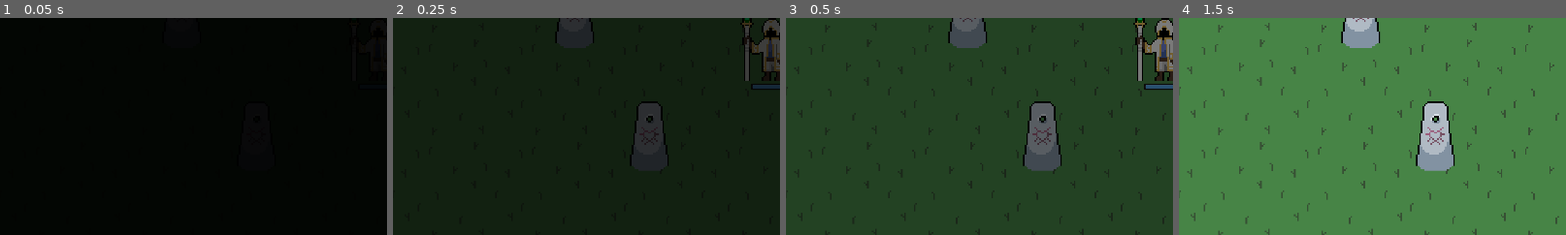
Above: before the commit, frames 1-4 (left to right).
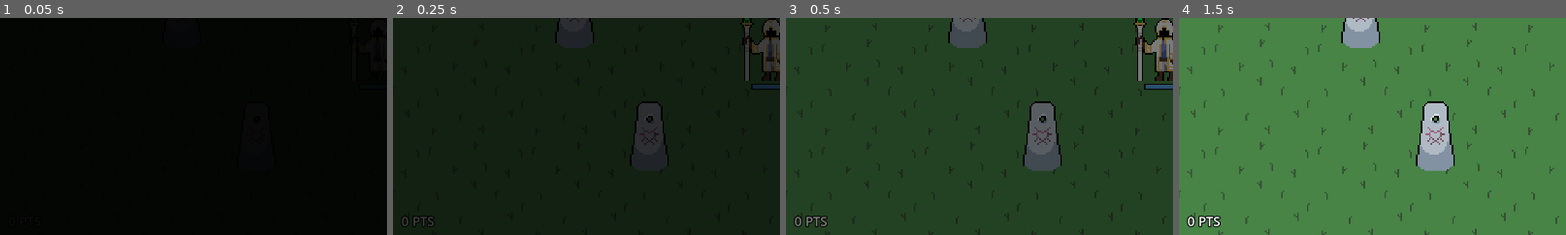
Above: after the commit, the same moments.

Repository: SleepyStudios/SummonerSurvivor
Game: Godot game, scene res://scenes/main.tscn
The game is run twice, just before and just after one commit, with the same random seed, the same clock (stepped at 60 frames per second) and the same inputs.
Inputs (mouse positions are % of the whole screen's width and height, from its top left):
- Up to frame 1 (0.05 s): no input
- Up to frame 2 (0.25 s): no input
- Up to frame 3 (0.5 s): no input
- Up to frame 4 (1.5 s): move the mouse to (72, 45) at 0.52 s; hold Right (right) 0.53-1.28 s; click (72, 45) at 0.6 s; move the mouse to (30, 55) at 1.27 s; hold Down (down) from 1.28 s (still down); tap Space (dash) at 1.35 s
The pictures show only the part of the screen within x 1-51%, y 43-93%; the shares and areas given below are measured in that part.

The runs differ from the first frame. In frame 2, 0.2% of the frame differs, in the area x 2-11%, y 91-97%; in frame 3, 0.3%; in frame 4, 0.4%.

Commit message:
points label

Diff:
--- a/scenes/main.tscn
+++ b/scenes/main.tscn
@@ -14,6 +14,7 @@
 [ext_resource type="Script" path="res://scripts/souls_label.gd" id="10_3dof2"]
 [ext_resource type="PackedScene" uid="uid://c7ylt42bmheo6" path="res://scenes/player.tscn" id="10_ikbc3"]
 [ext_resource type="Texture2D" uid="uid://bo1cgc5udcsje" path="res://assets/summon_icons/roller_icon.png" id="10_ng61e"]
+[ext_resource type="Script" path="res://scripts/points_label.gd" id="14_4dami"]
 
 [sub_resource type="RectangleShape2D" id="RectangleShape2D_fotqp"]
 size = Vector2(100, 1080)
@@ -163,15 +164,24 @@
 [node name="UI" type="CanvasLayer" parent="."]
 script = ExtResource("9_80qbj")
 
-[node name="SoulsLabel" type="Label" parent="UI"]
+[node name="VBoxContainer" type="VBoxContainer" parent="UI"]
 anchors_preset = 2
 anchor_top = 1.0
 anchor_bottom = 1.0
 offset_left = 40.0
-offset_top = -85.0
-offset_right = 142.0
+offset_top = -134.0
+offset_right = 156.0
 offset_bottom = -40.0
 grow_vertical = 0
+
+[node name="PointsLabel" type="Label" parent="UI/VBoxContainer"]
+layout_mode = 2
+theme = ExtResource("7_t471f")
+text = "POINTS"
+script = ExtResource("14_4dami")
+
+[node name="SoulsLabel" type="Label" parent="UI/VBoxContainer"]
+layout_mode = 2
 theme = ExtResource("7_t471f")
 text = "SOULS"
 script = ExtResource("10_3dof2")
--- /dev/null
+++ b/scripts/points_label.gd
@@ -0,0 +1,6 @@
+extends Label
+
+@onready var player: Player = $"../../../Player"
+
+func _process(_delta: float) -> void:
+	text = "%s PTS" % [player.score]
--- a/scripts/souls_label.gd
+++ b/scripts/souls_label.gd
@@ -1,6 +1,6 @@
 extends Label
 
-@onready var player: Player = $"../../Player"
+@onready var player: Player = $"../../../Player"
 
 func _process(_delta: float) -> void:
-	text = "%s SOUL%s" % [player.souls, "S" if player.souls != 1 else ""]
+	text = "%s SOUL%s" % [str(player.souls) if player.souls != 0 else "NO", "S" if player.souls != 1 else ""]
Not shown: 1 places in scenes/main.tscn that only renumber resources
